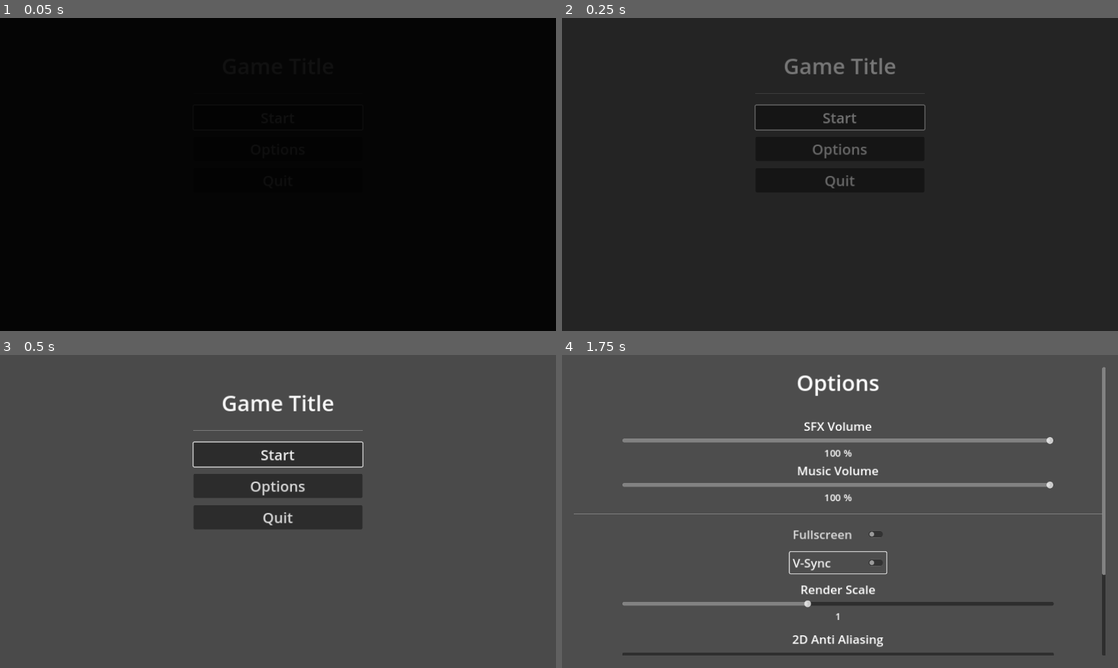
Above: before the commit, frames 1-4 (two rows, left to right).
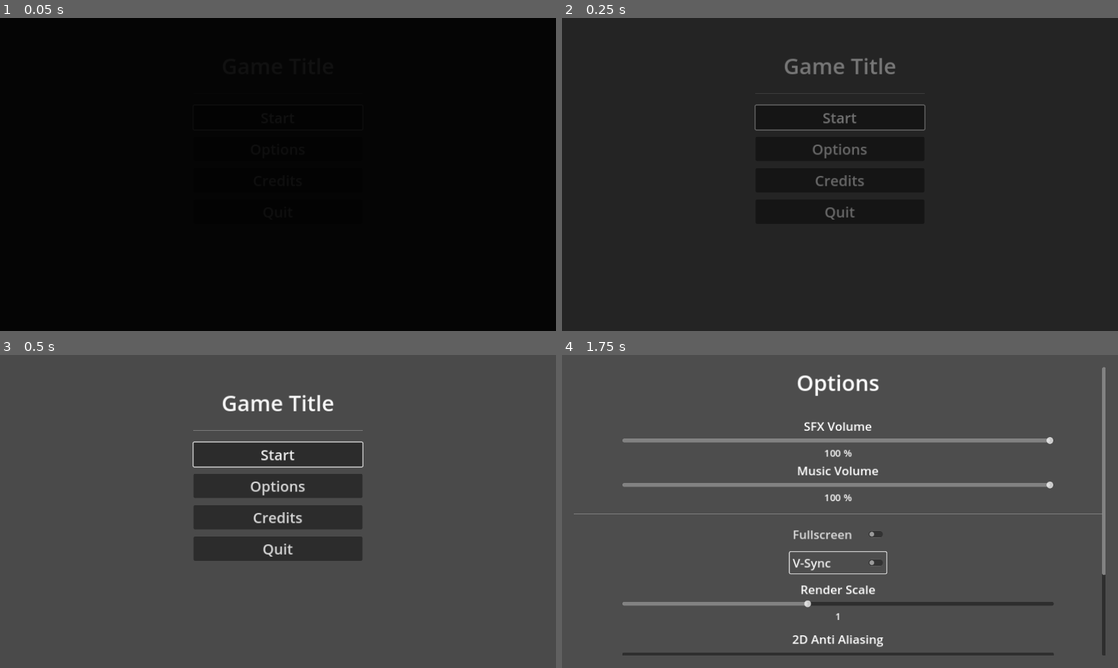
Above: after the commit, the same moments.

Repository: hsandt/ld53
Game: Godot game, scene res://scenes/main_menu_scene.tscn
Two runs of this game, one before a commit and one after it. Both use one fixed random seed, a clock stepped at 60 frames per second and the inputs below.
Inputs:
- Up to frame 1 (0.05 s): no input
- Up to frame 2 (0.25 s): no input
- Up to frame 3 (0.5 s): no input
- Up to frame 4 (1.75 s): click "Options" at 0.5 s; click "V-Sync" at 1.25 s

The runs differ from the first frame. In frame 2, 0.2% of the frame differs, in the area x 45-55%, y 50-65%; in frame 3, 2.5%, in the area x 34-66%, y 50-66%; in frame 4, nothing differs.

Commit message:
[Credits] Added Credits button to open Credits sub-menu, loading text in credits.txt (TOFILL)
and Back button to close Credits sub-menu

Diff:
--- /dev/null
+++ b/prefabs/credits_menu.tscn
@@ -0,0 +1,53 @@
+[gd_scene load_steps=4 format=3 uid="uid://djvedm1ibu5wi"]
+
+[ext_resource type="Script" path="res://scripts/menu/credits_menu_controller.gd" id="1_jv2fy"]
+[ext_resource type="Script" path="res://addons/EasyMenus/Scripts/follow_focus_center.gd" id="2_euu87"]
+
+[sub_resource type="StyleBoxEmpty" id="StyleBoxEmpty_eu4mh"]
+
+[node name="CreditsMenu" type="Control" node_paths=PackedStringArray("credits_label")]
+layout_mode = 3
+anchors_preset = 15
+anchor_right = 1.0
+anchor_bottom = 1.0
+grow_horizontal = 2
+grow_vertical = 2
+script = ExtResource("1_jv2fy")
+credits_file_path = "res://data/credits.txt"
+credits_label = NodePath("MarginContainer/ScrollContainer/Credits RichTextLabel")
+
+[node name="MarginContainer" type="MarginContainer" parent="."]
+layout_mode = 1
+anchors_preset = 15
+anchor_right = 1.0
+anchor_bottom = 1.0
+theme_override_constants/margin_left = 25
+theme_override_constants/margin_top = 25
+theme_override_constants/margin_right = 25
+theme_override_constants/margin_bottom = 25
+
+[node name="ScrollContainer" type="ScrollContainer" parent="MarginContainer"]
+layout_mode = 2
+script = ExtResource("2_euu87")
+transition_time = 0.15
+
+[node name="Credits RichTextLabel" type="RichTextLabel" parent="MarginContainer/ScrollContainer"]
+custom_minimum_size = Vector2(1102, 598)
+layout_mode = 2
+bbcode_enabled = true
+text = "[center]Dynamically loaded from res://data/credits.txt[/center]"
+
+[node name="HSeparator" type="HSeparator" parent="MarginContainer"]
+layout_mode = 2
+theme_override_constants/separation = 50
+theme_override_styles/separator = SubResource("StyleBoxEmpty_eu4mh")
+
+[node name="BackButton" type="Button" parent="MarginContainer"]
+custom_minimum_size = Vector2(350, 0)
+layout_mode = 2
+size_flags_horizontal = 4
+size_flags_vertical = 8
+theme_override_font_sizes/font_size = 25
+text = "Back"
+
+[connection signal="pressed" from="MarginContainer/BackButton" to="." method="go_back"]
--- a/prefabs/main_menu_custom.tscn
+++ b/prefabs/main_menu_custom.tscn
@@ -1,7 +1,8 @@
-[gd_scene load_steps=3 format=3 uid="uid://bicer5hvlabr8"]
+[gd_scene load_steps=4 format=3 uid="uid://bicer5hvlabr8"]
 
-[ext_resource type="Script" path="res://addons/EasyMenus/Scripts/main_menu_controller.gd" id="1_eaawj"]
+[ext_resource type="Script" path="res://scripts/menu/main_menu_controller_custom.gd" id="1_i2sts"]
 [ext_resource type="PackedScene" uid="uid://bin6b2ypkka84" path="res://prefabs/options_menu_custom.tscn" id="2_87k8p"]
+[ext_resource type="PackedScene" uid="uid://djvedm1ibu5wi" path="res://prefabs/credits_menu.tscn" id="3_wydvs"]
 
 [node name="MainMenu" type="Control"]
 layout_mode = 3
@@ -10,7 +11,7 @@
 anchor_bottom = 1.0
 grow_horizontal = 2
 grow_vertical = 2
-script = ExtResource("1_eaawj")
+script = ExtResource("1_i2sts")
 
 [node name="Content" type="VBoxContainer" parent="."]
 unique_name_in_owner = true
@@ -59,6 +60,17 @@
 theme_override_font_sizes/font_size = 30
 text = "Options"
 
+[node name="CreditsButton" type="Button" parent="Content"]
+custom_minimum_size = Vector2(350, 0)
+layout_mode = 2
+size_flags_horizontal = 4
+focus_neighbor_top = NodePath("../StartGameButton")
+focus_neighbor_bottom = NodePath("../QuitButton")
+focus_next = NodePath("../QuitButton")
+focus_previous = NodePath("../StartGameButton")
+theme_override_font_sizes/font_size = 30
+text = "Credits"
+
 [node name="QuitButton" type="Button" parent="Content"]
 custom_minimum_size = Vector2(350, 0)
 layout_mode = 2
@@ -75,7 +87,14 @@
 visible = false
 layout_mode = 1
 
+[node name="CreditsMenu" parent="." instance=ExtResource("3_wydvs")]
+unique_name_in_owner = true
+visible = false
+layout_mode = 1
+
 [connection signal="pressed" from="Content/StartGameButton" to="." method="_on_start_game_button_pressed"]
 [connection signal="pressed" from="Content/OptionsButton" to="." method="open_options"]
+[connection signal="pressed" from="Content/CreditsButton" to="." method="open_credits"]
 [connection signal="pressed" from="Content/QuitButton" to="." method="quit"]
 [connection signal="close" from="OptionsMenu" to="." method="close_options"]
+[connection signal="close" from="CreditsMenu" to="." method="close_credits"]
--- /dev/null
+++ b/scripts/menu/credits_menu_controller.gd
@@ -0,0 +1,48 @@
+extends Control
+
+
+signal close
+
+## Path to file containing credits in rich text
+@export_file("*.txt") var credits_file_path: String
+
+## Credits rich text label, dynamically filled with credits_file_path
+@export var credits_label: RichTextLabel
+
+
+func _ready():
+	assert(credits_label != null, "[credits_menu_controller] credits_label is not set on %s" % get_path())
+
+	var text := load_text()
+	credits_label.text = text
+
+
+func _unhandled_input(event):
+	if event.is_action_pressed("ui_cancel") && visible:
+		accept_event()
+		go_back()
+
+
+func load_text() -> String:
+	if credits_file_path == null or credits_file_path.is_empty():
+		push_error("[credits_menu_controller] load_text: credits_file_path is not set")
+		return ""
+
+	if not FileAccess.file_exists(credits_file_path):
+		push_error("[credits_menu_controller] load_text: no file at credits_file_path '%s'" %
+			credits_file_path)
+		return ""
+
+	var file = FileAccess.open(credits_file_path, FileAccess.READ)
+	var content = file.get_as_text()
+	return content
+
+
+# Called from outside initializes the options menu
+func on_open():
+	$MarginContainer/ScrollContainer.scroll_vertical = 0.0
+
+
+# Emits close signal and saves the options
+func go_back():
+	emit_signal("close")
--- /dev/null
+++ b/scripts/menu/main_menu_controller_custom.gd
@@ -0,0 +1,37 @@
+extends Control
+signal start_game_pressed
+
+@onready var start_game_button: Button = $%StartGameButton
+@onready var options_menu: Control = $%OptionsMenu
+@onready var credits_menu: Control = $%CreditsMenu
+@onready var content: Control = $%Content
+
+func _ready():
+	start_game_button.grab_focus()
+
+func quit():
+	get_tree().quit()
+
+func open_options():
+	options_menu.show()
+	content.hide()
+	options_menu.on_open()
+
+func close_options():
+	content.show();
+	start_game_button.grab_focus()
+	options_menu.hide()
+
+func open_credits():
+	credits_menu.show()
+	content.hide()
+	credits_menu.on_open()
+
+func close_credits():
+	content.show();
+	start_game_button.grab_focus()
+	credits_menu.hide()
+
+
+func _on_start_game_button_pressed():
+	emit_signal("start_game_pressed")
Not shown, changed: addons/EasyMenus/Scripts/follow_focus_center.gd
Not shown, added: data/credits.txt
